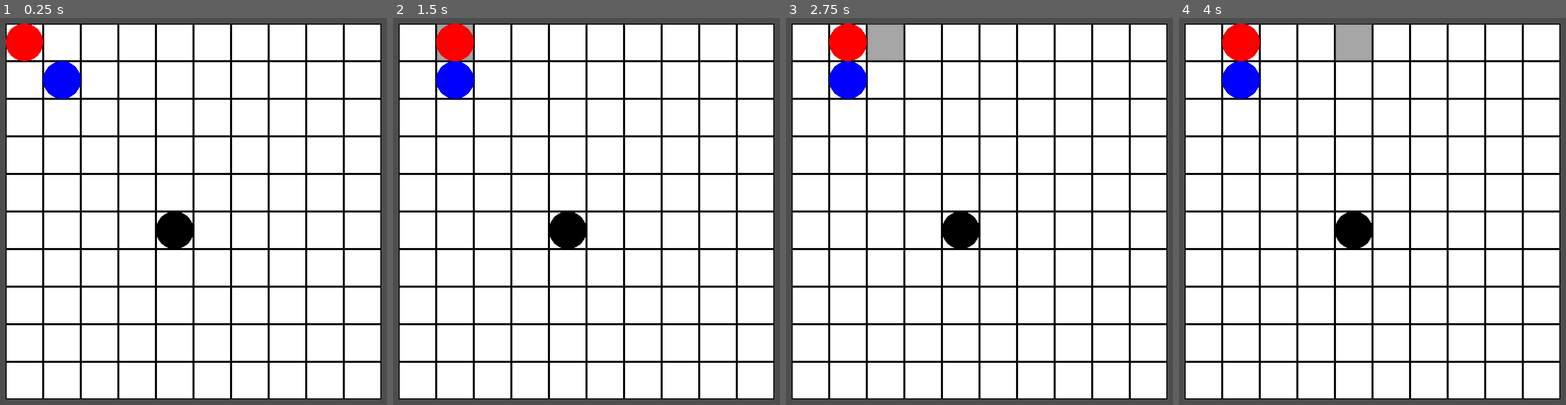
Above: before the commit, frames 1-4 (left to right).
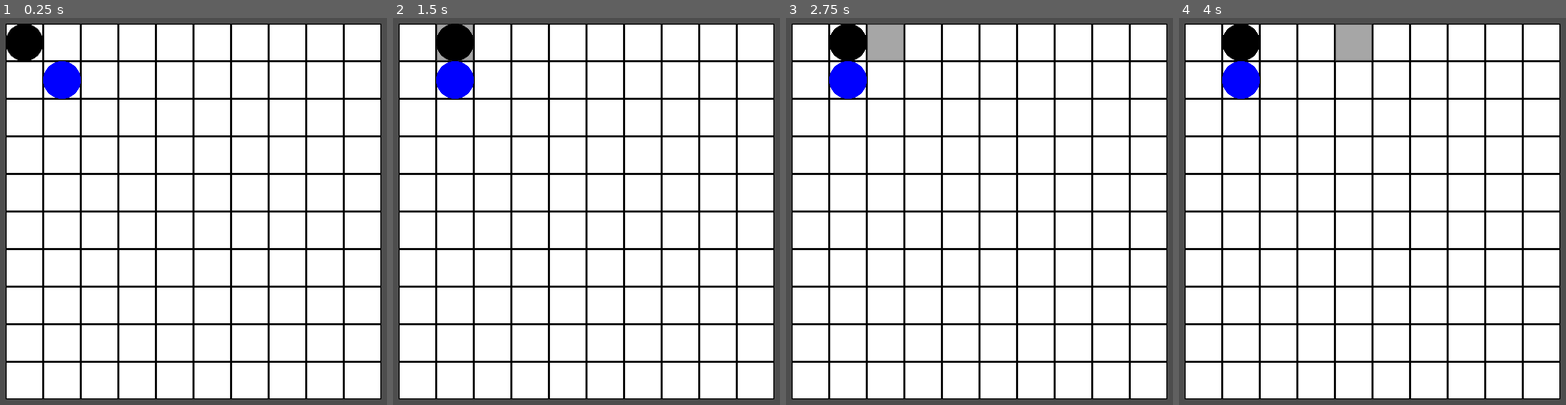
Above: after the commit, the same moments.

Repository: dlee4901/grid-game
Game: Godot game, scene res://scenes/main.tscn
Same seed, same stepped clock (60 frames per second), same inputs: the game is played once before the commit and once after it.
Inputs (mouse positions are in pixels of both pictures, inside the frame that each line leads up to):
- Up to frame 1 (0.25 s): no input
- Up to frame 2 (1.5 s): tap Enter at 0.5 s; move the mouse to (416, 41) at 0.52 s; tap W (key_w) at 0.6 s; click (416, 41) at 0.67 s; tap Space at 1.25 s; move the mouse to (454, 41) at 1.27 s; click (454, 41) at 1.35 s
- Up to frame 3 (2.75 s): tap Enter at 2 s; move the mouse to (886, 41) at 2.02 s; tap W (key_w) at 2.1 s; click (886, 41) at 2.17 s
- Up to frame 4 (4 s): tap Space at 2.75 s; move the mouse to (1314, 41) at 2.77 s; click (1314, 41) at 2.85 s; tap Enter at 3.5 s; move the mouse to (1353, 41) at 3.52 s; tap W (key_w) at 3.6 s; click (1353, 41) at 3.67 s

The runs differ from the first frame. In frame 1, 1.5% of the frame differs, in the area x 1-50%, y 1-60%; in frame 2, 1.5%, in the area x 11-50%, y 1-60%; in frame 3, 1.5%; in frame 4, 1.5%.

Commit message:
refactor units

Diff:
--- a/scenes/grid.tscn
+++ b/scenes/grid.tscn
@@ -1,23 +1,17 @@
-[gd_scene load_steps=5 format=3 uid="uid://b5iechvgmcuhk"]
+[gd_scene load_steps=4 format=3 uid="uid://b5iechvgmcuhk"]
 
 [ext_resource type="Script" path="res://scripts/grid.gd" id="1_65r8e"]
-[ext_resource type="Script" path="res://scripts/states/state_machine.gd" id="2_ollib"]
-[ext_resource type="Script" path="res://scripts/states/grid/idle.gd" id="3_q64ac"]
-[ext_resource type="Script" path="res://scripts/states/grid/selecting_move.gd" id="4_ud3vo"]
+[ext_resource type="PackedScene" uid="uid://bo44esq5rm4je" path="res://scenes/units/rook.tscn" id="2_rcyo4"]
+[ext_resource type="PackedScene" uid="uid://m64korwinjyr" path="res://scenes/units/bishop.tscn" id="3_xdcsv"]
 
 [node name="Grid" type="Node2D"]
+z_index = -1
 script = ExtResource("1_65r8e")
 max_x = 10
 max_y = 10
 
-[node name="StateMachine" type="Node" parent="." node_paths=PackedStringArray("initial_state")]
-script = ExtResource("2_ollib")
-initial_state = NodePath("GridIdle")
+[node name="Rook" parent="." instance=ExtResource("2_rcyo4")]
+scale = Vector2(0.125, 0.125)
+grid_position = Vector2i(1, 1)
 
-[node name="GridIdle" type="Node" parent="StateMachine" node_paths=PackedStringArray("grid")]
-script = ExtResource("3_q64ac")
-grid = NodePath("../..")
-
-[node name="GridSelectingMove" type="Node" parent="StateMachine" node_paths=PackedStringArray("grid")]
-script = ExtResource("4_ud3vo")
-grid = NodePath("../..")
+[node name="Bishop" parent="." instance=ExtResource("3_xdcsv")]
--- a/scenes/unit.tscn
+++ /dev/null
@@ -1,6 +0,0 @@
-[gd_scene load_steps=2 format=3 uid="uid://dnlkurfci7y1h"]
-
-[ext_resource type="Script" path="res://scripts/unit.gd" id="1_4cmd3"]
-
-[node name="Unit" type="Node2D"]
-script = ExtResource("1_4cmd3")
--- a/scenes/unit_test.tscn
+++ /dev/null
@@ -1,29 +0,0 @@
-[gd_scene load_steps=3 format=3 uid="uid://p642f7niovme"]
-
-[ext_resource type="Texture2D" uid="uid://con6mwvwf5ewb" path="res://assets/circle-blue.png" id="2_w7v41"]
-
-[sub_resource type="GDScript" id="GDScript_vhs5e"]
-script/source = "extends \"res://units/unit.gd\"
-
-# Called when the node enters the scene tree for the first time.
-func _ready():
-	pass # Replace with function body.
-
-# Called every frame. 'delta' is the elapsed time since the previous frame.
-func _process(delta):
-	pass
-"
-
-[node name="UnitTest" type="Node2D" node_paths=PackedStringArray("sprite")]
-scale = Vector2(0.125, 0.125)
-script = SubResource("GDScript_vhs5e")
-sprite = NodePath("Sprite2D")
-title = "Test"
-move_direction = 4
-move_distance = -1
-max_health = 5
-current_health = 5
-facing = 1
-
-[node name="Sprite2D" type="Sprite2D" parent="."]
-texture = ExtResource("2_w7v41")
--- /dev/null
+++ b/scenes/units/bishop.tscn
@@ -0,0 +1,19 @@
+[gd_scene load_steps=4 format=3 uid="uid://m64korwinjyr"]
+
+[ext_resource type="Script" path="res://scripts/unit.gd" id="1_44gua"]
+[ext_resource type="Texture2D" uid="uid://con6mwvwf5ewb" path="res://assets/circle-blue.png" id="2_rqooy"]
+[ext_resource type="Script" path="res://scripts/move.gd" id="3_o278l"]
+
+[node name="Bishop" type="Node2D"]
+script = ExtResource("1_44gua")
+title = "Bishop"
+grid_position = Vector2i(2, 2)
+
+[node name="Sprite2D" type="Sprite2D" parent="."]
+scale = Vector2(0.125, 0.125)
+texture = ExtResource("2_rqooy")
+
+[node name="Move" type="Node" parent="."]
+script = ExtResource("3_o278l")
+direction = 3
+distance = -1
--- /dev/null
+++ b/scenes/units/queen.tscn
@@ -0,0 +1,6 @@
+[gd_scene load_steps=2 format=3 uid="uid://cwgmpai3cj8ry"]
+
+[ext_resource type="Script" path="res://scripts/unit.gd" id="1_8w1e2"]
+
+[node name="Queen" type="Node2D"]
+script = ExtResource("1_8w1e2")
--- /dev/null
+++ b/scenes/units/rook.tscn
@@ -0,0 +1,17 @@
+[gd_scene load_steps=4 format=3 uid="uid://bo44esq5rm4je"]
+
+[ext_resource type="Script" path="res://scripts/unit.gd" id="1_tm2vb"]
+[ext_resource type="Texture2D" uid="uid://cqxvni8jup7gw" path="res://assets/circle-black.png" id="2_84dy2"]
+[ext_resource type="Script" path="res://scripts/move.gd" id="3_ybfpc"]
+
+[node name="Rook" type="Node2D"]
+script = ExtResource("1_tm2vb")
+title = "Rook"
+
+[node name="Sprite2D" type="Sprite2D" parent="."]
+texture = ExtResource("2_84dy2")
+
+[node name="Move" type="Node" parent="."]
+script = ExtResource("3_ybfpc")
+direction = 4
+distance = -1
--- /dev/null
+++ b/scenes/units/unit.tscn
@@ -0,0 +1,8 @@
+[gd_scene load_steps=2 format=3 uid="uid://dnlkurfci7y1h"]
+
+[ext_resource type="Script" path="res://scripts/unit.gd" id="1_phe7y"]
+
+[node name="Unit" type="Node2D"]
+z_as_relative = false
+scale = Vector2(0.125, 0.125)
+script = ExtResource("1_phe7y")
--- a/scripts/autoload/util.gd
+++ b/scripts/autoload/util.gd
@@ -1,7 +1,4 @@
 extends Node
-
-enum Facing {N, E, S, W}
-enum Direction {stride, step, line, diagonal, straight, horizontal, vertical, N, NE, E, SE, S, SW, W, NW}
 
 func load_tree_object(tree, object):
 	var child = object.new()
--- a/scripts/grid.gd
+++ b/scripts/grid.gd
@@ -2,9 +2,7 @@
 class_name Grid
 
 var tile_scene = preload("res://scenes/tile.tscn")
-var unit_scene = preload("res://scenes/unit.tscn")
-
-@onready var state_machine = $StateMachine
+var unit_scene = preload("res://scenes/units/unit.tscn")
 
 @export var max_x: int
 @export var max_y: int
@@ -23,7 +21,7 @@
 	terrain.resize(max_x * max_y)
 	selected_position = Vector2i(0, 0)
 	init_tiles()
-	generate_units()
+	place_units()
 
 # Called every frame. 'delta' is the elapsed time since the previous frame.
 func _process(delta):
@@ -32,7 +30,6 @@
 func _on_tile_selected(grid_position: Vector2i):
 	var positions: Array[Vector2i]
 	var unit = get_unit(grid_position)
-	print(unit)
 	if not selected_position:
 		if unit != null:
 			positions = get_traversable_positions(grid_position)
@@ -46,6 +43,12 @@
 		selected_position = Vector2i(0, 0)
 		reset_all_tiles()
 
+func place_units():
+	for child in get_children():
+		if child is Unit:
+			set_unit_position(child, child.grid_position)
+			child.z_as_relative = false
+
 func get_tile(position: Vector2i) -> Tile:
 	return tiles[flatten(position)]
 
@@ -67,7 +70,6 @@
 	delete_unit_position(src)
 	set_unit_position(unit, dst)
 
-
 func set_unit_position(unit: Unit, position: Vector2i):
 	if not is_legal_position(position):
 		return
@@ -101,23 +103,6 @@
 func set_tiles_traversable(positions: Array[Vector2i]):
 	for i in positions:
 		get_tile(i).set_traversable(true)
-
-func generate_units():
-	var unit_rook = Util.load_tree_scene(self, unit_scene)
-	unit_rook.init("rook", Util.Direction.straight, -1, false, false)
-	unit_rook.load_sprite("res://assets/circle-red.png")
-
-	var unit_bishop = Util.load_tree_scene(self, unit_scene)
-	unit_bishop.init("bishop", Util.Direction.diagonal, -1, false, false)
-	unit_bishop.load_sprite("res://assets/circle-blue.png")
-
-	var unit_queen = Util.load_tree_scene(self, unit_scene)
-	unit_queen.init("queen", Util.Direction.line, -1, false, false)
-	unit_queen.load_sprite("res://assets/circle-black.png")
-
-	set_unit_position(unit_rook, Vector2i(1, 1))
-	set_unit_position(unit_bishop, Vector2i(2, 2))
-	set_unit_position(unit_queen, Vector2i(5, 6))
 
 func get_traversable_positions(position: Vector2i) -> Array[Vector2i]:
 	var traversal_positions: Array[Vector2i]
@@ -126,12 +111,33 @@
 		return traversal_positions
 	var absolute_directions = get_absolute_directions(get_unit(position))
 	var xy_directions = get_xy_directions(absolute_directions)
-	var valid_positions = get_valid_positions(position, xy_directions, unit.move_distance)
+	var valid_positions: Array[Vector2i]
+	if unit.move.direction == Move.Direction.step or unit.move.direction == Move.Direction.stride:
+		valid_positions = get_valid_positions_step(position, xy_directions, unit)
+	else:
+		valid_positions = get_valid_positions(position, xy_directions, unit)
 	return valid_positions
 
-func get_valid_positions(initial_position: Vector2i, xy_directions: Array[Vector2i], distance=1) -> Array[Vector2i]:
+func get_valid_positions_step(initial_position: Vector2i, xy_directions: Array[Vector2i], unit: Unit) -> Array[Vector2i]:
+	var unique_positions = {initial_position: null}
+	var valid_positions: Array[Vector2i]
+	var distance = unit.move.distance
+	if distance == -1:
+		distance = max(max_x, max_y)
+	for i in distance+1:
+		for j in valid_positions:
+			for k in xy_directions:
+				var target_position = j + k
+				if is_legal_position(target_position) and not is_blocked(get_unit(initial_position), target_position) and not unique_positions.has(target_position):
+					unique_positions[target_position] = null
+		valid_positions.assign(unique_positions.keys())
+	valid_positions.erase(initial_position)
+	return valid_positions
+
+func get_valid_positions(initial_position: Vector2i, xy_directions: Array[Vector2i], unit: Unit) -> Array[Vector2i]:
 	var unique_positions = {}
-	var valid_positions = []
+	var valid_positions: Array[Vector2i]
+	var distance = unit.move.distance
 	if distance == -1:
 		distance = max(max_x, max_y)
 	for i in distance:
@@ -147,9 +153,8 @@
 				unique_positions[target_position] = null
 			else:
 				valid_positions.append(start_position)
-	var unique_valid_positions : Array[Vector2i]
-	unique_valid_positions.assign(unique_positions.keys())
-	return unique_valid_positions
+	valid_positions.assign(unique_positions.keys())
+	return valid_positions
 
 func get_xy_directions(absolute_directions: Array[bool]) -> Array[Vector2i]:
 	var xy_directions: Array[Vector2i]
@@ -170,52 +175,52 @@
 
 func get_absolute_directions(unit: Unit) -> Array[bool]:
 	var directions : Array[bool] = [false, false, false, false, false, false, false, false]
-	match unit.move_direction:
-		Util.Direction.stride, Util.Direction.line:
+	match unit.move.direction:
+		Move.Direction.stride, Move.Direction.line:
 			for i in range(0, 8):
 				directions[i] = true
-		Util.Direction.diagonal:
+		Move.Direction.diagonal:
 			for i in range(0, 8):
 				if i % 2 == 1:
 					directions[i] = true
-		Util.Direction.step, Util.Direction.straight:
+		Move.Direction.step, Move.Direction.straight:
 			for i in range(0, 8):
 				if i % 2 == 0:
 					directions[i] = true
-		Util.Direction.horizontal:
+		Move.Direction.horizontal:
 			directions[2] = true;
 			directions[6] = true;
-		Util.Direction.vertical:
+		Move.Direction.vertical:
 			directions[0] = true;
 			directions[4] = true;
-		Util.Direction.N:
+		Move.Direction.N:
 			directions[0] = true;
-		Util.Direction.NE:
+		Move.Direction.NE:
 			directions[1] = true;
-		Util.Direction.E:
+		Move.Direction.E:
 			directions[2] = true;
-		Util.Direction.SE:
+		Move.Direction.SE:
 			directions[3] = true;
-		Util.Direction.S:
+		Move.Direction.S:
 			directions[4] = true;
-		Util.Direction.SW:
+		Move.Direction.SW:
 			directions[5] = true;
-		Util.Direction.W:
+		Move.Direction.W:
 			directions[6] = true;
-		Util.Direction.NW:
+		Move.Direction.NW:
 			directions[7] = true;
 		_:
 			print("grid::get_absolute_directions() - Invalid direction")
-	if unit.move_relative_facing:
+	if unit.move.relative_facing:
 		var shift = 0
 		match unit.facing:
-			Util.Facing.N:
+			Unit.Facing.N:
 				shift == 0
-			Util.Facing.E:
+			Unit.Facing.E:
 				shift == 6
-			Util.Facing.S:
+			Unit.Facing.S:
 				shift == 4
-			Util.Facing.W:
+			Unit.Facing.W:
 				shift == 2
 			_:
 				print("grid::get_absolute_directions() - Invalid facing")
@@ -224,7 +229,6 @@
 
 func is_blocked(unit: Unit, position: Vector2i) -> bool:
 	if get_unit(position):
-		print(position)
 		return true
 	return false
 
--- a/scripts/move.gd
+++ b/scripts/move.gd
@@ -1,10 +1,10 @@
 extends Node
+class_name Move
 
-var distance: int
-var exact: bool
-var direction: Util.Direction
-var move_chain
+enum Direction {step, stride, line, diagonal, straight, horizontal, vertical, N, NE, E, SE, S, SW, W, NW}
 
-# Called when the node enters the scene tree for the first time.
-func _ready():
-	pass # Replace with function body.
+@export var direction: Direction
+@export var distance: int
+@export var exact: bool
+@export var relative_facing: bool
+@export var move_chain: Move
--- a/scripts/unit.gd
+++ b/scripts/unit.gd
@@ -1,30 +1,18 @@
 extends Node2D
 class_name Unit
 
-@export var sprite: Sprite2D
 @export var title: String
-
-@export var move_direction: Util.Direction
-@export var move_distance: int
-@export var move_exact: bool
-@export var move_relative_facing: bool
+@export var grid_position: Vector2i
 
 @export var max_health: int
 @export var current_health: int
-@export var facing: Util.Facing
+@export var facing: Facing
 
-@onready var grid_position = Vector2i(-1, -1)
+var move: Move
 
-func init(title, move_direction, move_distance, move_exact, move_relative_facing, max_health=0, current_health=0, facing=Util.Facing.N):
-	self.title = title
-	self.move_direction = move_direction
-	self.move_distance = move_distance
-	self.move_exact = move_exact
-	self.move_relative_facing = move_relative_facing
+enum Facing {N, E, S, W}
 
-func load_sprite(path: String):
-	sprite = Sprite2D.new()
-	sprite.texture = load(path)
-	scale.x = 0.125
-	scale.y = 0.125
-	add_child(sprite)
+func _ready():
+	for child in get_children():
+		if child is Move:
+			move = child
